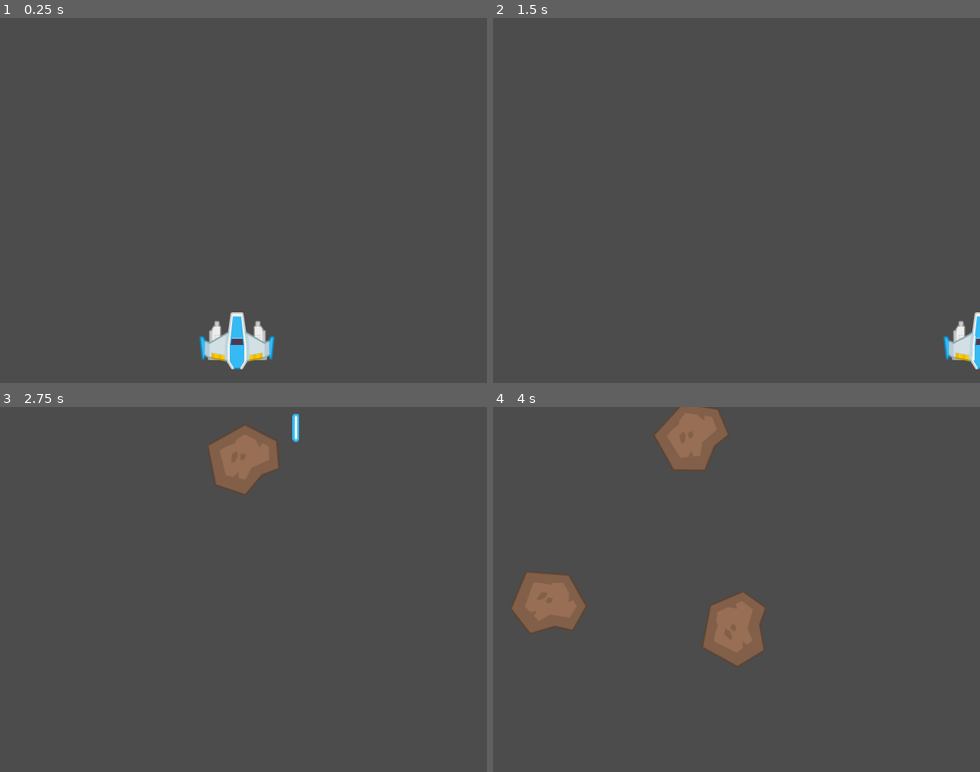
Above: before the commit, frames 1-4 (two rows, left to right).
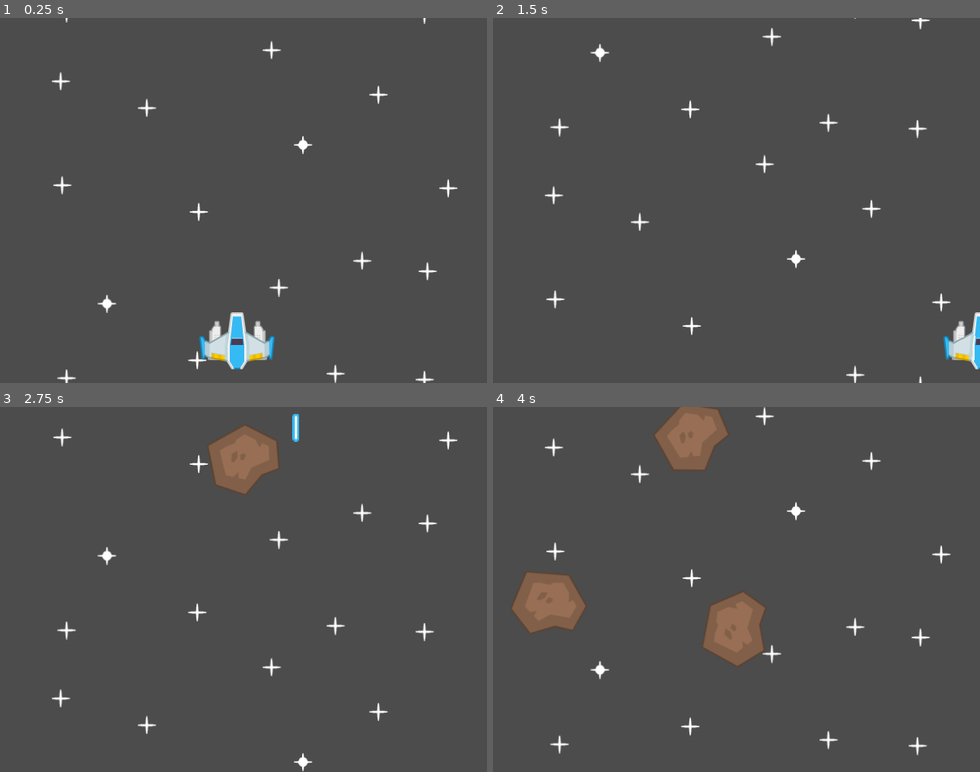
Above: after the commit, the same moments.

Repository: VitorRodrigues/SpaceRescue-Godot
Game: Godot game, scene res://Level1.tscn
Two runs of this game, one before a commit and one after it. Both use one fixed random seed, a clock stepped at 60 frames per second and the inputs below.
Inputs:
- Up to frame 1 (0.25 s): no input
- Up to frame 2 (1.5 s): hold Right (ui_right) 0.53-1.28 s; tap Space (fire) at 0.6, 1.35 s; hold Left (ui_left) from 1.28 s (still down)
- Up to frame 3 (2.75 s): release Left (ui_left) at 2.03 s; hold Right (ui_right) from 2.03 s (still down); tap Space (fire) at 2.1 s
- Up to frame 4 (4 s): tap Space (fire) at 2.85, 3.6 s; release Right (ui_right) at 3.53 s; hold Left (ui_left) from 3.53 s (still down)

The runs differ from the first frame. In frame 1, 0.9% of the frame differs, in the area x 10-95%, y 0-100%; in frame 2, 0.9%; in frame 3, 0.9%; in frame 4, 0.9%.

Commit message:
Add camera and parallax effect on background

Diff:
--- a/Level1.tscn
+++ b/Level1.tscn
@@ -1,11 +1,87 @@
-[gd_scene load_steps=3 format=2]
+[gd_scene load_steps=6 format=2]
 
-[ext_resource path="res://Prefabs/Ship.tscn" type="PackedScene" id=1]
-[ext_resource path="res://Prefabs/MeteorSpawner.tscn" type="PackedScene" id=2]
+[ext_resource path="res://Assets/Background/star1.png" type="Texture" id=1]
+[ext_resource path="res://Assets/Background/star2.png" type="Texture" id=2]
+[ext_resource path="res://Prefabs/Ship.tscn" type="PackedScene" id=3]
+[ext_resource path="res://Prefabs/MeteorSpawner.tscn" type="PackedScene" id=4]
+[ext_resource path="res://Prefabs/Camera.tscn" type="PackedScene" id=5]
 
-[node name="main" type="Node2D"]
+[node name="main" type="CanvasLayer"]
 
-[node name="ship" parent="." instance=ExtResource( 1 )]
+[node name="ParallaxBackground" type="ParallaxBackground" parent="."]
+
+[node name="Stars" type="ParallaxLayer" parent="ParallaxBackground"]
+editor/display_folded = true
+motion_scale = Vector2( 0.6, 0.6 )
+motion_mirroring = Vector2( 0, 480 )
+
+[node name="star1" type="Sprite" parent="ParallaxBackground/Stars"]
+position = Vector2( 82.0301, 189.874 )
+texture = ExtResource( 1 )
+
+[node name="star2" type="Sprite" parent="ParallaxBackground/Stars"]
+position = Vector2( 193.262, 88.3999 )
+texture = ExtResource( 1 )
+
+[node name="star4" type="Sprite" parent="ParallaxBackground/Stars"]
+position = Vector2( 87.8845, 443.561 )
+texture = ExtResource( 1 )
+
+[node name="star5" type="Sprite" parent="ParallaxBackground/Stars"]
+position = Vector2( 366.939, 324.523 )
+texture = ExtResource( 1 )
+
+[node name="star6" type="Sprite" parent="ParallaxBackground/Stars"]
+position = Vector2( 261.562, 225 )
+texture = ExtResource( 1 )
+
+[node name="star7" type="Sprite" parent="ParallaxBackground/Stars"]
+position = Vector2( 259.611, 420.144 )
+texture = ExtResource( 1 )
+
+[node name="star14" type="Sprite" parent="ParallaxBackground/Stars"]
+position = Vector2( 441.094, 437.706 )
+texture = ExtResource( 1 )
+
+[node name="star15" type="Sprite" parent="ParallaxBackground/Stars"]
+position = Vector2( 562.083, 303.058 )
+texture = ExtResource( 1 )
+
+[node name="star16" type="Sprite" parent="ParallaxBackground/Stars"]
+position = Vector2( 558.18, 445.512 )
+texture = ExtResource( 1 )
+
+[node name="star17" type="Sprite" parent="ParallaxBackground/Stars"]
+position = Vector2( 80.0786, 53.274 )
+texture = ExtResource( 1 )
+
+[node name="star8" type="Sprite" parent="ParallaxBackground/Stars"]
+position = Vector2( 476.22, 289.398 )
+texture = ExtResource( 1 )
+
+[node name="star9" type="Sprite" parent="ParallaxBackground/Stars"]
+position = Vector2( 589.403, 193.777 )
+texture = ExtResource( 1 )
+
+[node name="star10" type="Sprite" parent="ParallaxBackground/Stars"]
+position = Vector2( 497.685, 70.837 )
+texture = ExtResource( 1 )
+
+[node name="star11" type="Sprite" parent="ParallaxBackground/Stars"]
+position = Vector2( 357.182, 12.294 )
+texture = ExtResource( 1 )
+
+[node name="star12" type="Sprite" parent="ParallaxBackground/Stars"]
+position = Vector2( 140.963, 345.599 )
+texture = ExtResource( 2 )
+
+[node name="star13" type="Sprite" parent="ParallaxBackground/Stars"]
+position = Vector2( 398.553, 136.796 )
+texture = ExtResource( 2 )
+
+[node name="ship" parent="." instance=ExtResource( 3 )]
 position = Vector2( 312, 424 )
 
-[node name="MeteorSpawner" parent="." instance=ExtResource( 2 )]
+[node name="MeteorSpawner" parent="." instance=ExtResource( 4 )]
+
+[node name="Camera" parent="." instance=ExtResource( 5 )]
--- /dev/null
+++ b/Prefabs/Camera.tscn
@@ -0,0 +1,16 @@
+[gd_scene load_steps=2 format=2]
+
+[sub_resource type="GDScript" id=1]
+resource_name = "Parallax_cam"
+script/source = "extends Camera2D
+
+var speed = 200
+
+func _process(delta):
+	offset += Vector2(0, -1) * speed * delta
+	pass"
+
+[node name="Camera" type="Camera2D"]
+anchor_mode = 0
+current = true
+script = SubResource( 1 )
Binary file added: Assets/Background/star1.png
Not shown, added: Assets/Background/star1.png.import
Binary file added: Assets/Background/star2.png
Not shown, added: Assets/Background/star2.png.import
Binary file added: Assets/Background/star3.png
Not shown, added: Assets/Background/star3.png.import
